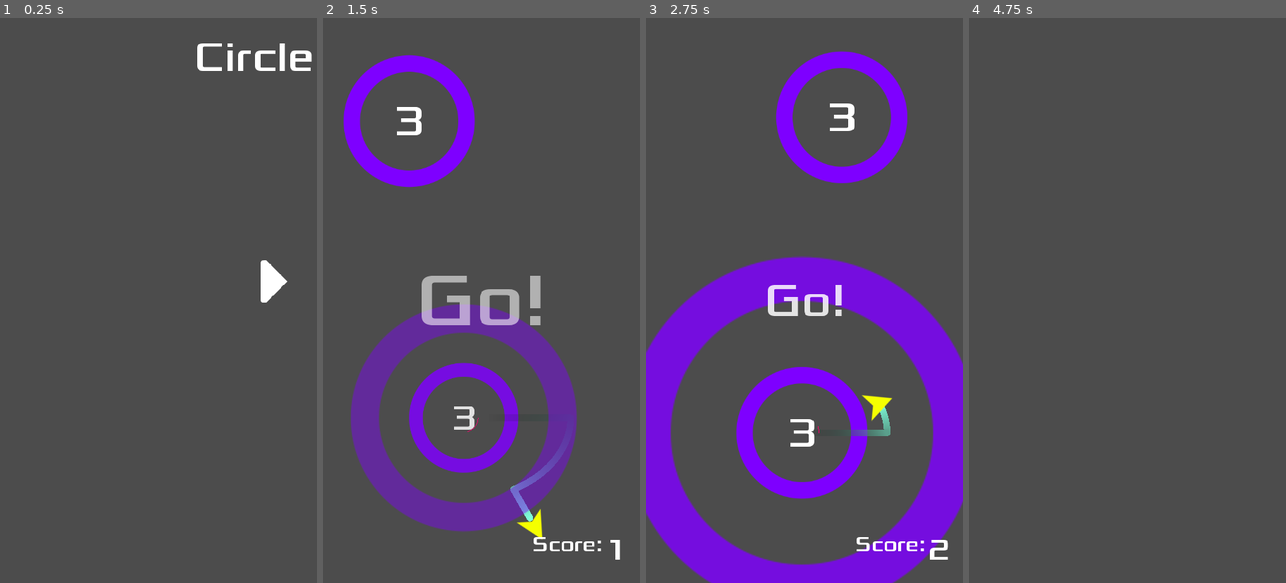
Above: before the commit, frames 1-4 (left to right).
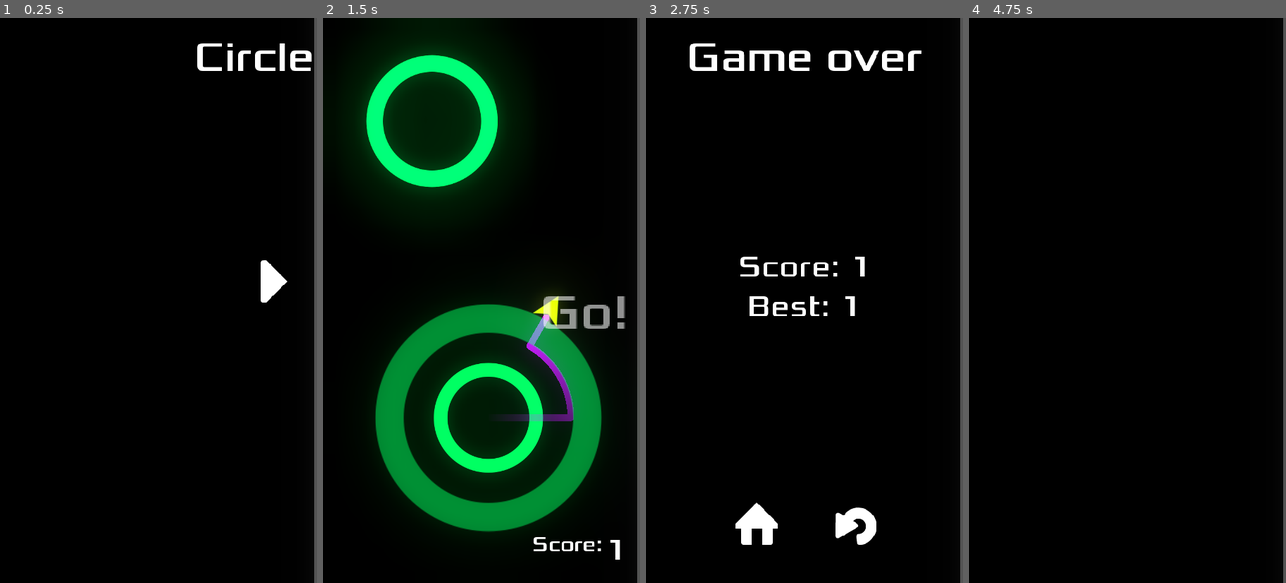
Above: after the commit, the same moments.

Repository: iustin-nita/Godot-Mobile-Game
Game: Godot game, scene res://Main.tscn
Same seed, same stepped clock (60 frames per second), same inputs: the game is played once before the commit and once after it.
Inputs (mouse positions are in pixels of both pictures, inside the frame that each line leads up to; where the layout moved, square brackets give the same spot in the first picture):
- Up to frame 1 (0.25 s): no input
- Up to frame 2 (1.5 s): click (430, 283) at 0.5 s; move the mouse to (551, 272) at 1.27 s; hold Right (ui_right) from 1.28 s (still down); click (551, 272) at 1.42 s
- Up to frame 3 (2.75 s): release Right (ui_right) at 2 s; click (826, 283) at 2.02 s
- Up to frame 4 (4.75 s): move the mouse to (1064, 328) at 2.77 s; hold Down (ui_down) 2.78-3.53 s; click (1064, 328) at 2.92 s; move the mouse to (1159, 176) at 3.52 s; hold Right (ui_right) 3.53-4.25 s; click (1159, 176) at 3.67 s; click (1076, 520) [1076, 283] at 4.25 s

The runs differ from the first frame. In frame 1, 98% of the frame differs, in the area x 0-100%, y 0-100%; in frame 2, 99%; in frame 3, 99%; in frame 4, 99%.

Commit message:
add a lot of things

Diff:
--- /dev/null
+++ b/Background.tscn
@@ -0,0 +1,17 @@
+[gd_scene format=2]
+
+[node name="Background" type="CanvasLayer"]
+layer = -1
+
+[node name="ColorRect" type="ColorRect" parent="."]
+anchor_right = 1.0
+anchor_bottom = 1.0
+margin_left = -3.80957
+margin_right = -3.80957
+mouse_filter = 2
+color = Color( 0, 0, 0, 1 )
+__meta__ = {
+"_edit_use_anchors_": false
+}
+
+[node name="CPUParticles2D" type="CPUParticles2D" parent="."]
--- a/Main.gd
+++ b/Main.gd
@@ -5,56 +5,71 @@
 
 var player
 var score = 0 setget set_score
+var highscore = 0
 var level = 0
 
 func _ready():
 	randomize()
+	load_score()
 	$HUD.hide()
 
 func new_game():
-	set_score(0)
+	self.score = 0
 	level = 1
 	$HUD.update_score(score)
-	$Camera2D.position = $StartingPosition.position
+	$Camera2D.position = $StartPosition.position
 	player = Jumper.instance()
-	player.position = $StartingPosition.position
+	player.position = $StartPosition.position
 	add_child(player)
 	player.connect("captured", self, "_on_Jumper_captured")
 	player.connect("died", self, "_on_Jumper_died")
-	spawn_circle($StartingPosition.position)
+	spawn_circle($StartPosition.position)
 	$HUD.show()
 	$HUD.show_message("Go!")
 	if settings.enable_music:
 		$Music.play()
-
-func set_score(val):
-	score += val
-	$HUD.update_score(score)
-	if score > 0 && score % settings.circles_per_level == 0:
-		level += 1
-		$HUD.show_message("Level %s" % str(level))
 
 func spawn_circle(_position=null):
 	var c = Circle.instance()
 	if !_position:
 		var x = rand_range(-150, 150)
 		var y = rand_range(-500, -400)
-		_position = player.target.position + Vector2(x,y)
-
+		_position = player.target.position + Vector2(x, y)
 	add_child(c)
-	c.init(_position)
+	c.init(_position, level)
 
 func _on_Jumper_captured(object):
 	$Camera2D.position = object.position
 	object.capture(player)
-	# can't call directly spawn_circle() because we are
-	# changing the physics state during physics processing
 	call_deferred("spawn_circle")
-	set_score(1)
+	self.score += 1
+
+func set_score(value):
+	score = value
+	$HUD.update_score(score)
+	if score > 0 and score % settings.circles_per_level == 0:
+		level += 1
+		$HUD.show_message("Level %s" % str(level))
 
 func _on_Jumper_died():
-	get_tree().call_group("circles", "implode") # lets us call a function on each member of the group
-	$Screens.game_over()
+	if score > highscore:
+		highscore = score
+		save_score()
+	get_tree().call_group("circles", "implode")
+	$Screens.game_over(score, highscore)
 	$HUD.hide()
 	if settings.enable_music:
 		$Music.stop()
+
+func load_score():
+	var f = File.new()
+	if f.file_exists(settings.score_file):
+		f.open(settings.score_file, File.READ)
+		highscore = f.get_var()
+		f.close()
+
+func save_score():
+	var f = File.new()
+	f.open(settings.score_file, File.WRITE)
+	f.store_var(highscore)
+	f.close()
--- a/Main.tscn
+++ b/Main.tscn
@@ -1,14 +1,24 @@
-[gd_scene load_steps=5 format=2]
+[gd_scene load_steps=7 format=2]
 
 [ext_resource path="res://Main.gd" type="Script" id=1]
 [ext_resource path="res://UI/Screens.tscn" type="PackedScene" id=2]
 [ext_resource path="res://UI/HUD.tscn" type="PackedScene" id=3]
 [ext_resource path="res://assets/music/Black Diamond.ogg" type="AudioStream" id=4]
+[ext_resource path="res://Background.tscn" type="PackedScene" id=5]
+
+[sub_resource type="Environment" id=1]
+background_mode = 4
+fog_enabled = true
+glow_enabled = true
+glow_intensity = 0.36
+glow_strength = 1.09
+glow_bloom = 0.09
+glow_blend_mode = 0
 
 [node name="Main" type="Node"]
 script = ExtResource( 1 )
 
-[node name="StartingPosition" type="Position2D" parent="."]
+[node name="StartPosition" type="Position2D" parent="."]
 position = Vector2( 339.149, 414.168 )
 
 [node name="Camera2D" type="Camera2D" parent="."]
@@ -24,4 +34,9 @@
 [node name="Music" type="AudioStreamPlayer" parent="."]
 stream = ExtResource( 4 )
 volume_db = -2.019
+
+[node name="Background" parent="." instance=ExtResource( 5 )]
+
+[node name="WorldEnvironment" type="WorldEnvironment" parent="."]
+environment = SubResource( 1 )
 [connection signal="start_game" from="Screens" to="." method="new_game"]
--- /dev/null
+++ b/ProgressionTester.gd
@@ -0,0 +1,48 @@
+extends Node2D
+
+var Circle = preload("res://objects/Circle.tscn")
+var font = preload("res://assets/fonts/default.tres")
+var level
+var last_circle_position
+var level_markers = []
+
+func _ready():
+	randomize()
+	last_circle_position = $Camera2D.position
+	level = 0
+	for i in 100:
+		if i % 5 == 0:
+			level += 1
+			level_markers.append(last_circle_position)
+		spawn_circle()
+	update()
+
+func _process(delta):
+	if Input.is_action_pressed("ui_up"):
+		print('up', $Camera2D.position.y)
+		$Camera2D.position.y -= 35
+	if Input.is_action_pressed("ui_down"):
+		$Camera2D.position.y += 35
+	if Input.is_action_pressed("ui_left"):
+		$Camera2D.position.x -= 15
+	if Input.is_action_pressed("ui_right"):
+		$Camera2D.position.x += 15
+
+func spawn_circle(_position=null):
+	var c = Circle.instance()
+	if !_position:
+		var x = rand_range(-150, 150)
+		var y = rand_range(-500, -400)
+		_position = last_circle_position + Vector2(x, y)
+	add_child(c)
+	c.init(_position, level)
+	last_circle_position = _position
+
+func _draw():
+	var l = 1
+	for pos in level_markers:
+		var s = Vector2(pos.x-480, pos.y-200)
+		var e = Vector2(pos.x-80, pos.y-200)
+		draw_line(s, e, Color(1, 1, 1), 15)
+		draw_string(font, s - Vector2(0, 50), str(l), Color(1, 1, 1))
+		l += 1
--- /dev/null
+++ b/ProgressionTester.tscn
@@ -0,0 +1,11 @@
+[gd_scene load_steps=2 format=2]
+
+[ext_resource path="res://ProgressionTester.gd" type="Script" id=1]
+
+[node name="ProgressionTester" type="Node2D"]
+script = ExtResource( 1 )
+
+[node name="Camera2D" type="Camera2D" parent="."]
+position = Vector2( 240.007, 430.489 )
+current = true
+zoom = Vector2( 4, 4 )
--- a/Screens.gd
+++ b/Screens.gd
@@ -50,5 +50,8 @@
 		current_screen.appear()
 		yield(current_screen.tween, "tween_completed")
 
-func game_over():
+func game_over(score, highscore):
+	var score_box = $GameOverScreen/MarginContainer/VBoxContainer/Scores
+	score_box.get_node("Best").text = "Best: %s" % highscore
+	score_box.get_node("Score").text = "Score: %s" % score
 	change_screen($GameOverScreen)
--- a/UI/GameOverScreen.tscn
+++ b/UI/GameOverScreen.tscn
@@ -1,18 +1,42 @@
-[gd_scene load_steps=4 format=2]
+[gd_scene load_steps=5 format=2]
 
 [ext_resource path="res://UI/BaseScreen.tscn" type="PackedScene" id=1]
 [ext_resource path="res://assets/images/buttons/return.png" type="Texture" id=2]
 [ext_resource path="res://assets/images/buttons/home.png" type="Texture" id=3]
+[ext_resource path="res://assets/fonts/default.tres" type="DynamicFont" id=4]
 
 [node name="GameOverScreen" instance=ExtResource( 1 )]
+
+[node name="VBoxContainer" parent="MarginContainer" index="0"]
+margin_bottom = 1064.0
 
 [node name="Label" parent="MarginContainer/VBoxContainer" index="0"]
 margin_bottom = 78.0
 text = "Game over"
 
-[node name="Buttons" parent="MarginContainer/VBoxContainer" index="1"]
+[node name="Scores" type="VBoxContainer" parent="MarginContainer/VBoxContainer" index="1"]
 margin_top = 328.0
-margin_bottom = 428.0
+margin_right = 440.0
+margin_bottom = 444.0
+
+[node name="Score" type="Label" parent="MarginContainer/VBoxContainer/Scores" index="0"]
+margin_right = 440.0
+margin_bottom = 56.0
+custom_fonts/font = ExtResource( 4 )
+text = "Score: 0"
+align = 1
+
+[node name="Best" type="Label" parent="MarginContainer/VBoxContainer/Scores" index="1"]
+margin_top = 60.0
+margin_right = 440.0
+margin_bottom = 116.0
+custom_fonts/font = ExtResource( 4 )
+text = "Best: 0"
+align = 1
+
+[node name="Buttons" parent="MarginContainer/VBoxContainer" index="2"]
+margin_top = 694.0
+margin_bottom = 794.0
 
 [node name="Home" type="TextureButton" parent="MarginContainer/VBoxContainer/Buttons" index="0" groups=[
 "buttons",
@@ -30,6 +54,6 @@
 margin_bottom = 100.0
 texture_normal = ExtResource( 2 )
 
-[node name="Buttons2" parent="MarginContainer/VBoxContainer" index="2"]
-margin_top = 678.0
-margin_bottom = 678.0
+[node name="Buttons2" parent="MarginContainer/VBoxContainer" index="3"]
+margin_top = 1044.0
+margin_bottom = 1044.0
--- a/UI/HUD.gd
+++ b/UI/HUD.gd
@@ -1,4 +1,7 @@
 extends CanvasLayer
+
+func _ready():
+	$Message.rect_pivot_offset = $Message.rect_min_size/2
 
 func show_message(text):
 	$Message.text = text
--- a/UI/HUD.tscn
+++ b/UI/HUD.tscn
@@ -9,31 +9,19 @@
 font_data = ExtResource( 1 )
 
 [sub_resource type="DynamicFont" id=2]
-size = 200
+size = 46
 font_data = ExtResource( 1 )
 
 [sub_resource type="Animation" id=3]
 resource_name = "init"
 length = 0.2
 tracks/0/type = "value"
-tracks/0/path = NodePath("Message:custom_fonts/font:size")
+tracks/0/path = NodePath("Message:visible")
 tracks/0/interp = 1
 tracks/0/loop_wrap = true
 tracks/0/imported = false
 tracks/0/enabled = true
 tracks/0/keys = {
-"times": PoolRealArray( 0 ),
-"transitions": PoolRealArray( 1 ),
-"update": 1,
-"values": [ 46 ]
-}
-tracks/1/type = "value"
-tracks/1/path = NodePath("Message:visible")
-tracks/1/interp = 1
-tracks/1/loop_wrap = true
-tracks/1/imported = false
-tracks/1/enabled = true
-tracks/1/keys = {
 "times": PoolRealArray( 0 ),
 "transitions": PoolRealArray( 1 ),
 "update": 1,
@@ -55,7 +43,7 @@
 "values": [ true ]
 }
 tracks/1/type = "value"
-tracks/1/path = NodePath("Message:custom_fonts/font:size")
+tracks/1/path = NodePath("Message:modulate")
 tracks/1/interp = 1
 tracks/1/loop_wrap = true
 tracks/1/imported = false
@@ -64,10 +52,10 @@
 "times": PoolRealArray( 0, 1 ),
 "transitions": PoolRealArray( 1, 1 ),
 "update": 0,
-"values": [ 46, 200 ]
+"values": [ Color( 1, 1, 1, 1 ), Color( 1, 1, 1, 0 ) ]
 }
 tracks/2/type = "value"
-tracks/2/path = NodePath("Message:modulate")
+tracks/2/path = NodePath("Message:rect_scale")
 tracks/2/interp = 1
 tracks/2/loop_wrap = true
 tracks/2/imported = false
@@ -76,7 +64,7 @@
 "times": PoolRealArray( 0, 1 ),
 "transitions": PoolRealArray( 1, 1 ),
 "update": 0,
-"values": [ Color( 1, 1, 1, 1 ), Color( 1, 1, 1, 0 ) ]
+"values": [ Vector2( 1, 1 ), Vector2( 2.5, 2.5 ) ]
 }
 
 [node name="HUD" type="CanvasLayer"]
@@ -127,6 +115,7 @@
 margin_top = -28.0
 margin_bottom = 28.0
 grow_vertical = 2
+rect_scale = Vector2( 2.5, 2.5 )
 custom_fonts/font = SubResource( 2 )
 text = "Message"
 align = 1
--- a/objects/Circle.gd
+++ b/objects/Circle.gd
@@ -8,33 +8,43 @@
 var radius = 100
 var rotation_speed = PI
 var mode = MODES.STATIC
-var move_range = 100
-var move_speed = 1.0
+var move_range = 0
+var move_speed = 2.0
 var num_orbits = 3
 var current_orbits = 0
 var orbit_start = null
 var jumper = null
 
-func init(_position, _radius = radius, _mode = MODES.LIMITED):
+func init(_position, level = 1):
+	var _mode = settings.rand_weighted([10, level - 1])
 	set_mode(_mode)
 	position = _position
-	radius = _radius
+
+	var move_chance = clamp(level-5, 0, 4) / 5.0
+	print(move_chance)
+	if randf() < move_chance:
+		move_range = max(25, 100 * rand_range(0.75, 1.25) * move_chance) * pow(-1, randi() % 2)
+		move_speed = max(2.5 - ceil(level/5) * 0.25, 0.75)
+	var small_chance = min(0.6, max(0, (level-5) / 10.0))
+	if randf() < small_chance:
+		radius = max(50, radius - level * rand_range(0.75, 1.25))
+
 	$Sprite.material = $Sprite.material.duplicate()
-	$SpriteEffect.material = $SpriteEffect.material.duplicate()
+	$SpriteEffect.material = $SpriteEffect.material
 	$CollisionShape2D.shape = $CollisionShape2D.shape.duplicate()
 	$CollisionShape2D.shape.radius = radius
 	var img_size = $Sprite.texture.get_size().x / 2
 	$Sprite.scale = Vector2(1,1) * radius / img_size
 	orbit_position.position.x = radius + 25
 	rotation_speed *= pow(-1, randi() % 2)
-	$AnimationPlayer.play("music")
+#	$AnimationPlayer.play("music")
 	set_tween()
 
 func _process(delta):
 	$Pivot.rotation += rotation_speed * delta
 	if mode == MODES.LIMITED && jumper:
 		check_orbits()
-	update()
+		update()
 
 func check_orbits():
 	if abs($Pivot.rotation - orbit_start) > 2 * PI:
@@ -76,21 +86,21 @@
 func _draw():
 	if jumper:
 		var r = ((radius - 50) / num_orbits) * (1 + num_orbits - current_orbits)
-		draw_circle_arc(Vector2.ZERO, r + 10, orbit_start + PI/2, $Pivot.rotation + PI/2, settings.theme["circle_fill"])
-		#$Sprite.get_material().set_shader_param("color", Color(78, 168, 222))
+		draw_circle_arc_poly(Vector2.ZERO, r, orbit_start + PI/2,
+							$Pivot.rotation + PI/2, settings.theme["circle_fill"])
 
-func draw_circle_arc(center, radius, angle_from, angle_to, color):
+func draw_circle_arc_poly(center, radius, angle_from, angle_to, color):
 	var nb_points = 32
 	var points_arc = PoolVector2Array()
+	points_arc.push_back(center)
+	var colors = PoolColorArray([color])
 
 	for i in range(nb_points + 1):
-		var angle_point = angle_from + i * (angle_to-angle_from) / nb_points - PI/2
+		var angle_point = angle_from + i * (angle_to - angle_from) / nb_points - PI/2
 		points_arc.push_back(center + Vector2(cos(angle_point), sin(angle_point)) * radius)
+	draw_polygon(points_arc, colors)
 
-	for index_point in range(nb_points):
-		draw_line(points_arc[index_point], points_arc[index_point + 1], color)
-
-func set_tween(object = null, key = null):
+func set_tween(object=null, key=null):
 	if move_range == 0:
 		return
 	move_range *= -1
--- a/objects/Jumper.gd
+++ b/objects/Jumper.gd
@@ -11,7 +11,10 @@
 
 func _ready():
 	$Sprite.material.set_shader_param("color", settings.theme["player_body"])
-	$Trail/Points.default_color = settings.theme["player_trail"]
+	var trail_color = settings.theme["player_trail"]
+	trail.gradient.set_color(1, trail_color)
+	trail_color.a = 0
+	trail.gradient.set_color(0, trail_color)
 # Called every frame. 'delta' is the elapsed time since the previous frame.
 func _physics_process(delta):
 	if trail.points.size() > trail_length:
--- a/settings.gd
+++ b/settings.gd
@@ -1,4 +1,6 @@
 extends Node
+
+var score_file = "user://highscore.save"
 
 var enable_sound = true
 var enable_music = true
@@ -32,4 +34,14 @@
 	}
 }
 
-var theme = color_schemes["NEON2"]
+var theme = color_schemes["NEON1"]
+
+static func rand_weighted(weights):
+	var sum = 0
+	for weight in weights:
+		sum += weight
+	var num = rand_range(0, sum)
+	for i in weights.size():
+		if num < weights[i]:
+			return i
+		num -= weights[i]
Not shown, changed: .DS_Store
